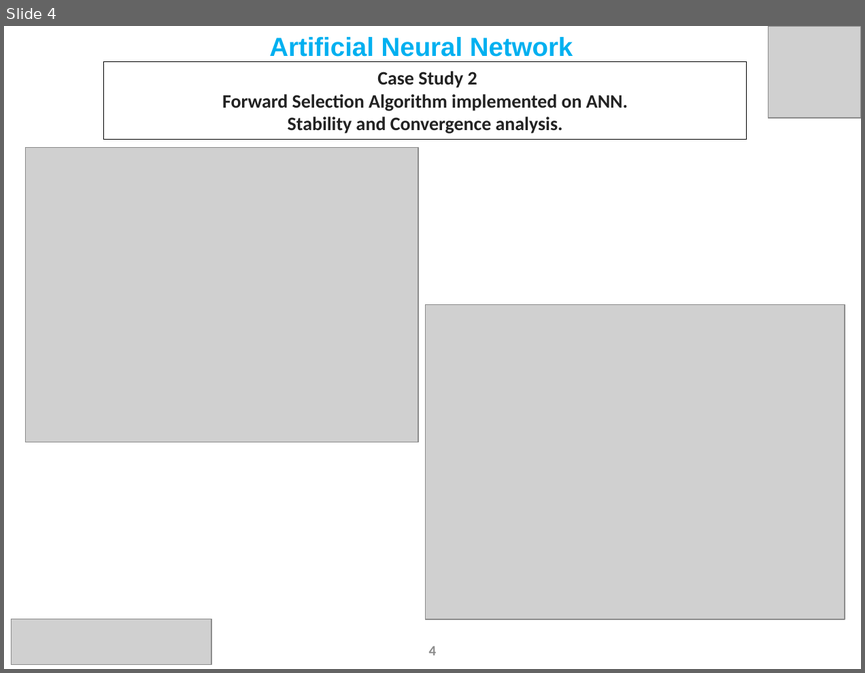
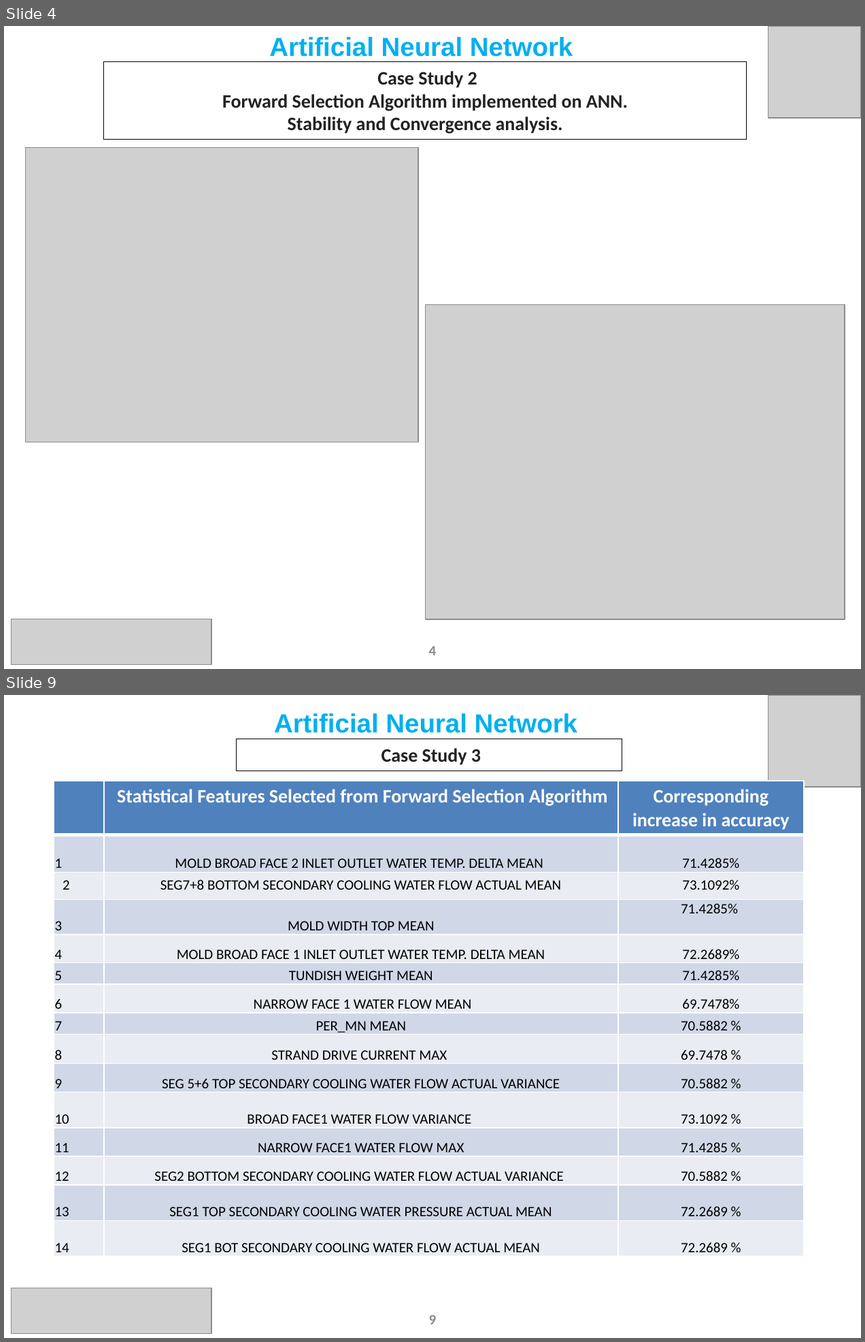
Before and after one commit to Subhigupta/Forward-Feature-Selection-Algorithm-on-AMNS-Data, a slide deck: ANN Update Slides June FFSA Updated.pptx. Shown one above the other, each under a label of ours: slide 4 before the commit, slides 4 and 9 after it; the slides between them are not shown. The pictures are 865x673 and 865x1342 pixels, drawn with LibreOffice and Linux fonts; fonts in the diff are those of the drawing; grey boxes stand for pictures. Boxes give left, top, right and bottom in pixels: in the first picture for what was removed or moved away, otherwise in the second. Text is boxed around its words. In the diff, an @@ line names an element or a change of style, - is before the commit and + after.

```diff
--- a/ANN Update Slides June FFSA Updated.pptx
+++ b/ANN Update Slides June FFSA Updated.pptx
@@ slide 9 added at (x1=4, y1=695, x2=861, y2=1338), background #FFFFFF @@
@@ text added at (x1=274, y1=713, x2=578, y2=733), 22 pt, text #00B0F0, bold @@
+Artificial Neural Network
@@ picture added at (x1=768, y1=695, x2=861, y2=787) @@
@@ rectangle added at (x1=236, y1=739, x2=621, y2=770), outline #000000 0.75 pt, 16 pt, text #222222, bold @@
+Case Study 3
@@ table added at (x1=54, y1=781, x2=804, y2=1256), 15 rows, 3 columns @@
+ | Statistical Features Selected from Forward Selection Algorithm | Corresponding increase in accuracy
+1 | MOLD BROAD FACE 2 INLET OUTLET WATER TEMP. DELTA MEAN | 71.4285%
+2 | SEG7+8 BOTTOM SECONDARY COOLING WATER FLOW ACTUAL MEAN | 73.1092%
+3 | MOLD WIDTH TOP MEAN | 71.4285%
+4 | MOLD BROAD FACE 1 INLET OUTLET WATER TEMP. DELTA MEAN | 72.2689%
+5 | TUNDISH WEIGHT MEAN | 71.4285%
+6 | NARROW FACE 1 WATER FLOW MEAN | 69.7478%
+7 | PER_MN MEAN | 70.5882 %
+8 | STRAND DRIVE CURRENT MAX | 69.7478 %
+9 | SEG 5+6 TOP SECONDARY COOLING WATER FLOW ACTUAL VARIANCE | 70.5882 %
+10 | BROAD FACE1 WATER FLOW VARIANCE | 73.1092 %
+11 | NARROW FACE1 WATER FLOW MAX | 71.4285 %
+12 | SEG2 BOTTOM SECONDARY COOLING WATER FLOW ACTUAL VARIANCE | 70.5882 %
+13 | SEG1 TOP SECONDARY COOLING WATER PRESSURE ACTUAL MEAN | 72.2689 %
+14 | SEG1 BOT SECONDARY COOLING WATER FLOW ACTUAL MEAN | 72.2689 %
@@ picture added at (x1=11, y1=1288, x2=211, y2=1334) @@
@@ page number added at (x1=429, y1=1314, x2=436, y2=1324), 12 pt, text #8C8C8C, bold @@
+9
```
Also in this commit, not shown: 5 other slides added, 22 other files.
